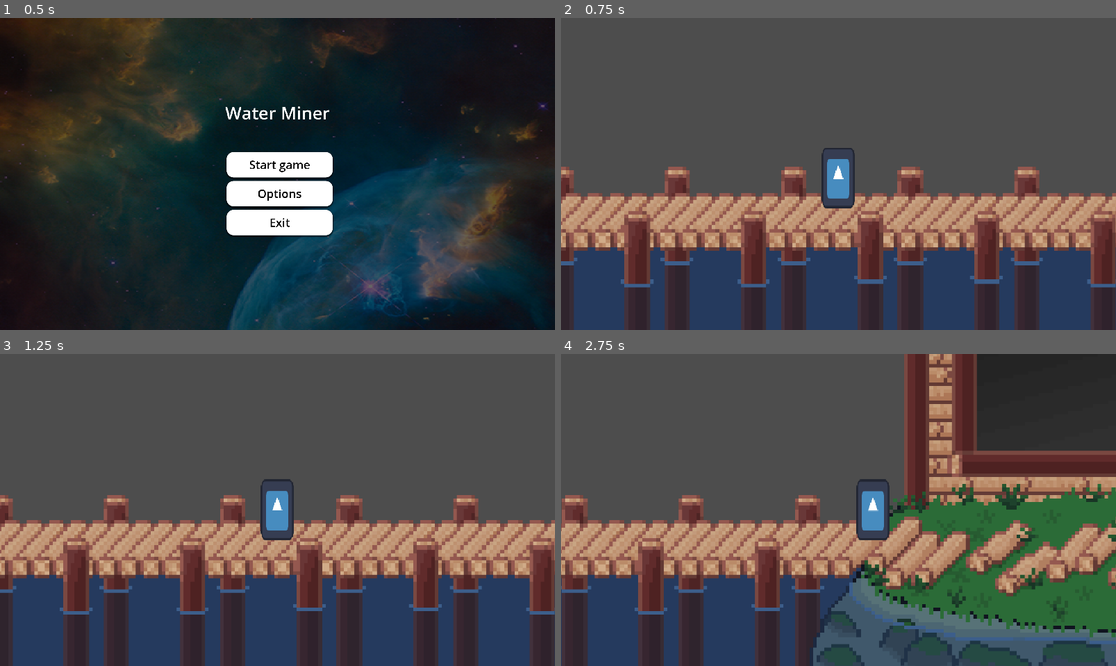
Above: before the commit, frames 1-4 (two rows, left to right).
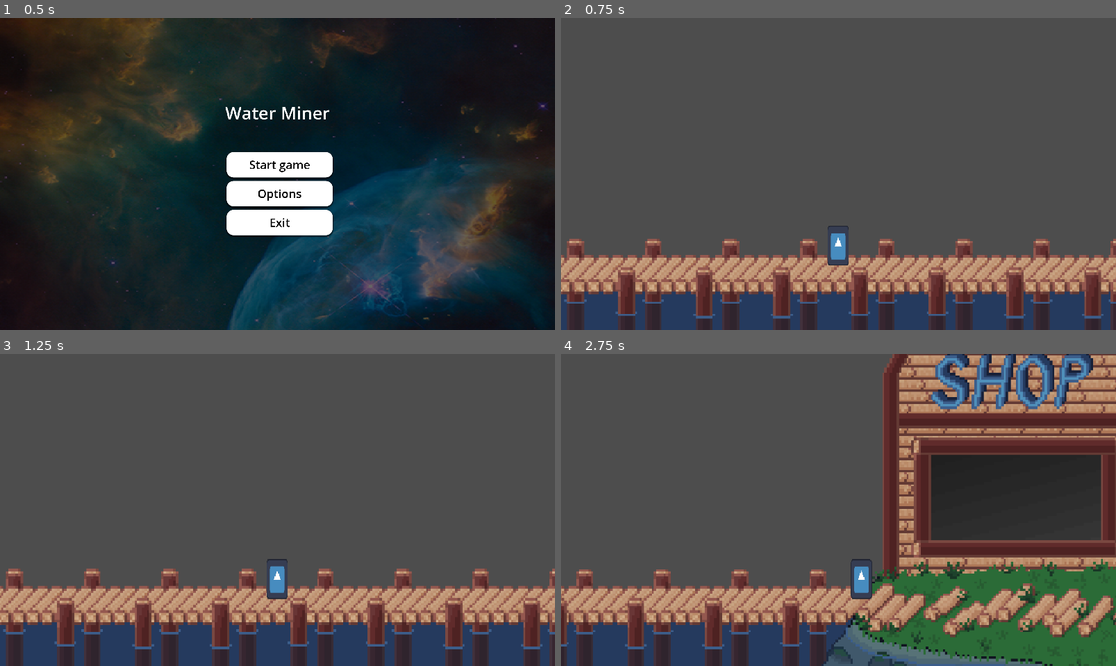
Above: after the commit, the same moments.

Repository: VoidCast00/GameJam_2026
Game: Godot game, scene res://scenes/main/game.tscn
The game is run twice, just before and just after one commit, with the same random seed, the same clock (stepped at 60 frames per second) and the same inputs. The engine's default icon, where the game draws it, is replaced by a stand-in: a white triangle on a blue panel in a dark square.
Inputs (mouse positions are in pixels of both pictures, inside the frame that each line leads up to):
- Up to frame 1 (0.5 s): no input
- Up to frame 2 (0.75 s): click "Start game" at 0.5 s
- Up to frame 3 (1.25 s): no input
- Up to frame 4 (2.75 s): tap Enter at 1.25 s; move the mouse to (960, 494) at 1.27 s; hold D (right) from 1.28 s (still down); tap E (action) at 1.35 s; tap W (jump) at 1.52, 2.27 s; move the mouse to (727, 525) at 2.02 s; click (727, 525) at 2.1 s

Frame 1 is identical in both runs. In frame 2, 40% of the frame differs, in the area x 0-100%, y 41-100%; in frame 3, 42%; in frame 4, 61%, in the area x 0-100%, y 0-100%.

Commit message:
fixed scale and added crystalsfx

Diff:
--- a/scenes/player/player.tscn
+++ b/scenes/player/player.tscn
@@ -375,6 +375,7 @@
 rotation = -1.5707964
 sprite_frames = SubResource("SpriteFrames_0y4ya")
 autoplay = "default"
+frame_progress = 0.018961778
 
 [node name="Laser" type="Line2D" parent="." unique_id=2127118092]
 z_index = -1
--- a/scenes/shopEnviroment/shop.tscn
+++ b/scenes/shopEnviroment/shop.tscn
@@ -44,7 +44,8 @@
 
 [node name="Camera2D" type="Camera2D" parent="CustomPlayer" unique_id=190721130]
 texture_filter = 1
-zoom = Vector2(0.6, 0.6)
+offset = Vector2(0, -200)
+zoom = Vector2(0.4, 0.4)
 position_smoothing_enabled = true
 position_smoothing_speed = 10.0
 
@@ -159,7 +160,7 @@
 
 [node name="CollisionShape2D" type="CollisionShape2D" parent="rightBorder" unique_id=1329526070]
 z_index = 3
-position = Vector2(-1536.4998, -3)
+position = Vector2(-722.9998, 53)
 rotation = -1.5707964
 scale = Vector2(0.9999998, 0.9999998)
 shape = SubResource("RectangleShape2D_uaush")
